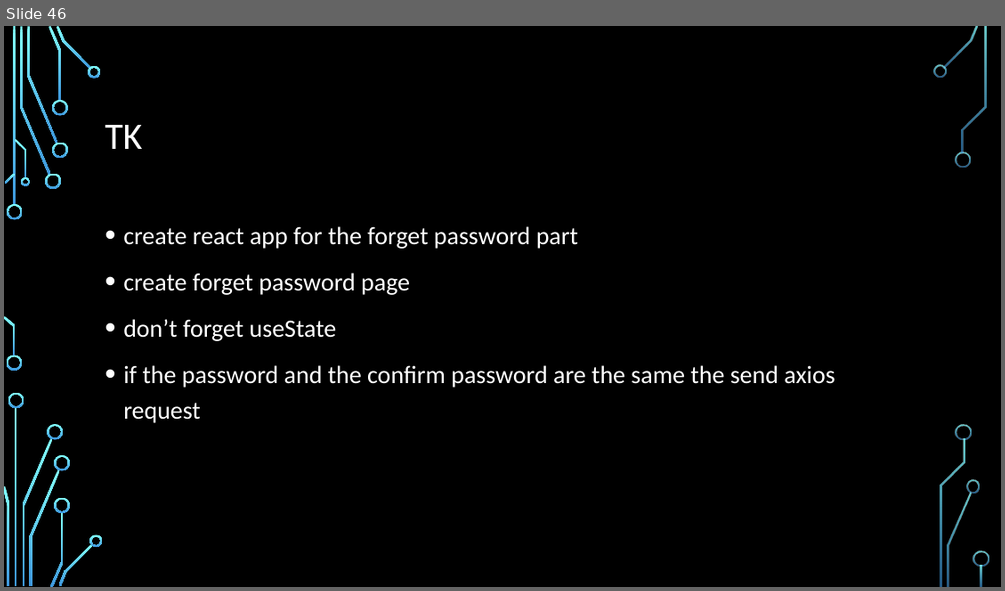
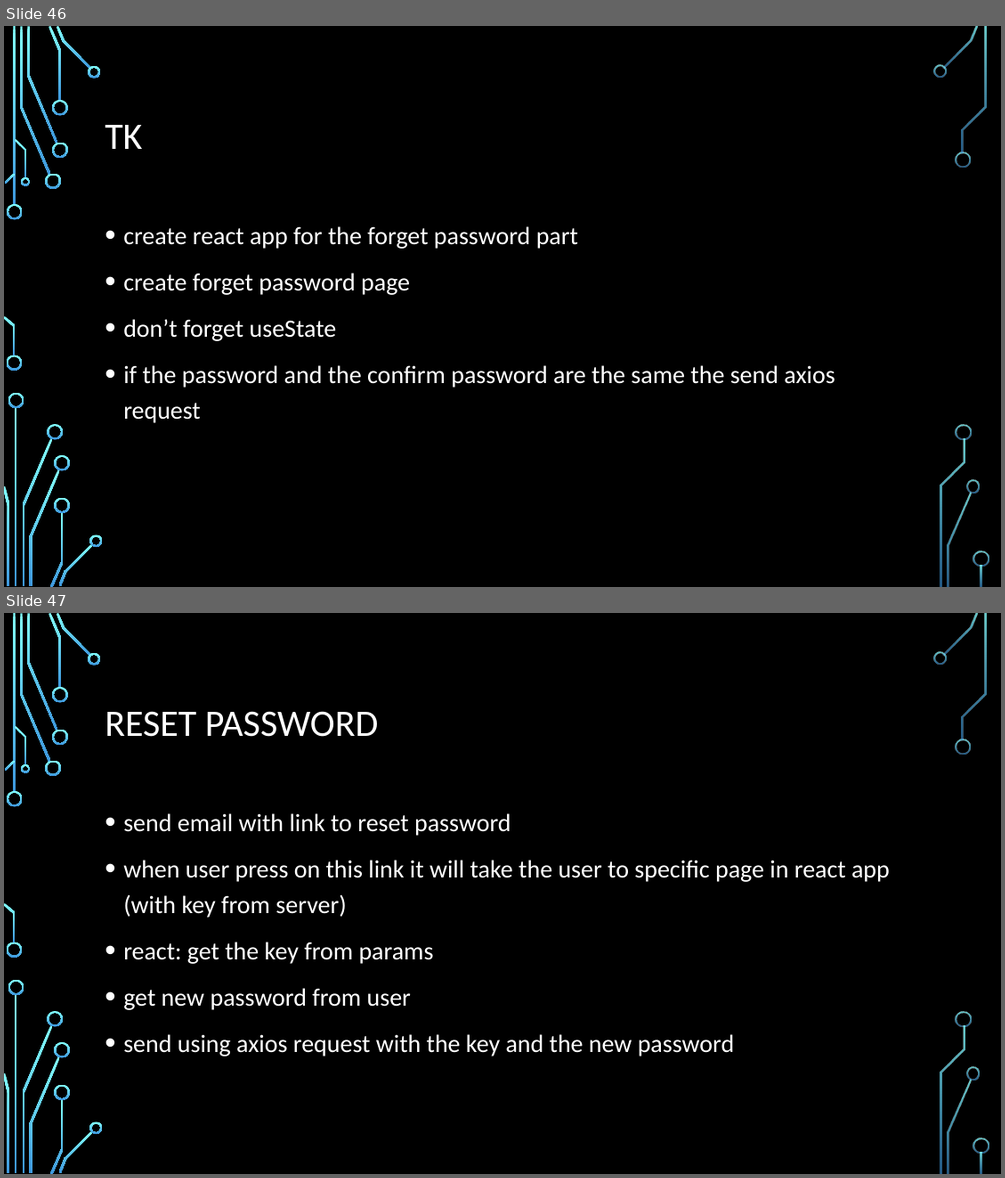
Before and after one commit to Rlss91/hu_morning_nodejs_W011121MR, a slide deck: docs/node js.pptx. Shown one above the other, each under a label of ours: slide 46 before the commit, slides 46 and 47 after it. The pictures are 1005x591 and 1005x1178 pixels, drawn with LibreOffice and Linux fonts; fonts in the diff are those of the drawing; background and template pictures are left out. Boxes give left, top, right and bottom in pixels: in the first picture for what was removed or moved away, otherwise in the second. Text is boxed around its words. In the diff, an @@ line names an element or a change of style, - is before the commit and + after.

```diff
--- a/docs/node js.pptx
+++ b/docs/node js.pptx
@@ slide 47 added at (4, 613, 1001, 1174), background picture (left out); not listed: 36 template elements that a slide beside it also shows @@
@@ title added at (105, 711, 379, 737), 36 pt, text #FFFFFF @@
+RESET PASSWORD
@@ text added at (123, 813, 890, 1056), 24 pt, text #FFFFFF @@
+• send email with link to reset password
+• when user press on this link it will take the user to specific page in react app (with key from server)
+• react: get the key from params
+• get new password from user
+• send using axios request with the key and the new password
```
Also in this commit, not shown: 4 other files.
